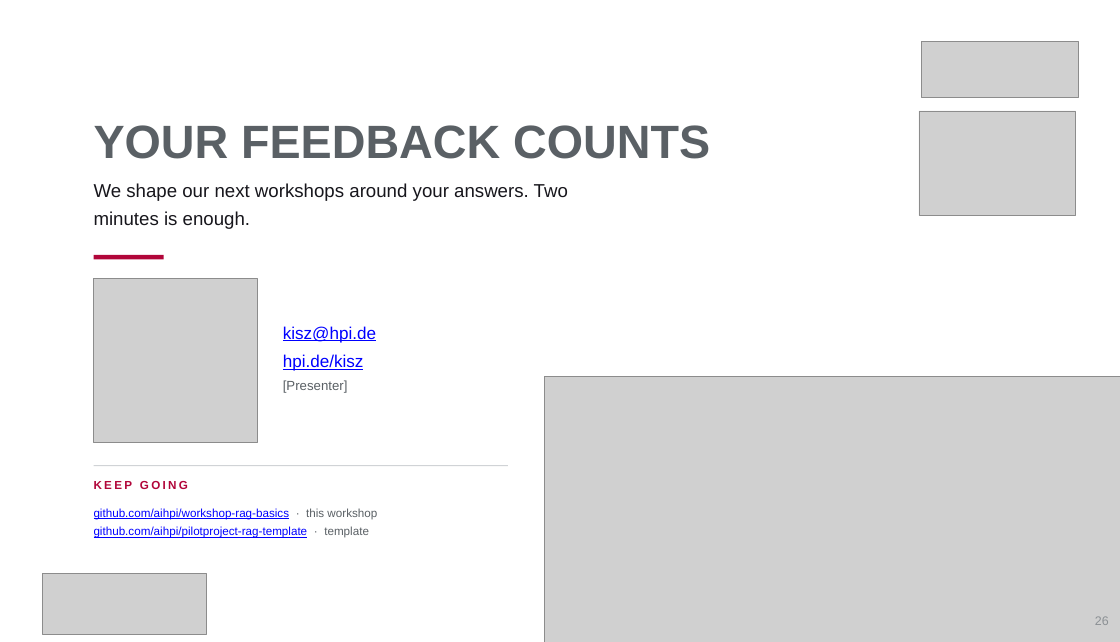
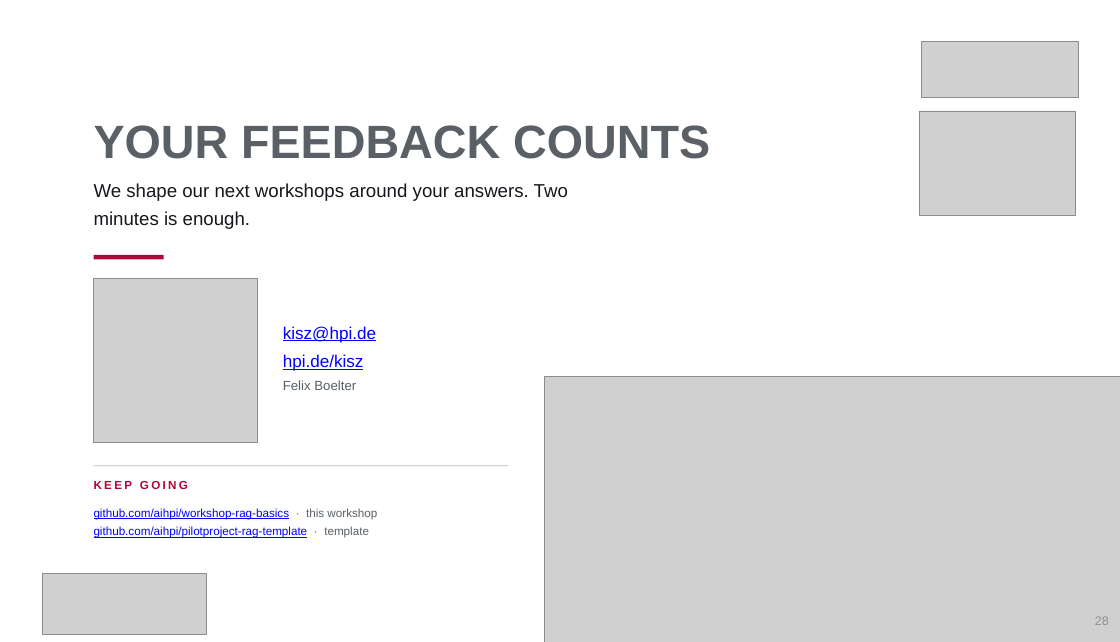
Before and after one commit to aihpi/workshop-rag-basics, a slide deck: slide 28 of workshop/slides/rag-workshop.pptx (slide 26 before the commit). Drawn at 1120x642 pixels with LibreOffice and Linux fonts; fonts in the diff are those of the drawing; grey boxes stand for pictures. Boxes give left, top, right and bottom in pixels: in the first picture for what was removed or moved away, otherwise in the second. Text is boxed around its words. In the diff, an @@ line names an element or a change of style, - is before the commit and + after.

```diff
--- a/workshop/slides/rag-workshop.pptx
+++ b/workshop/slides/rag-workshop.pptx
@@ text at (283,380,356,390): text changed @@
-[Presenter]
+Felix Boelter
```
Also in this commit, not shown: 24 other slides changed, 2 slides added, 3 other files.
